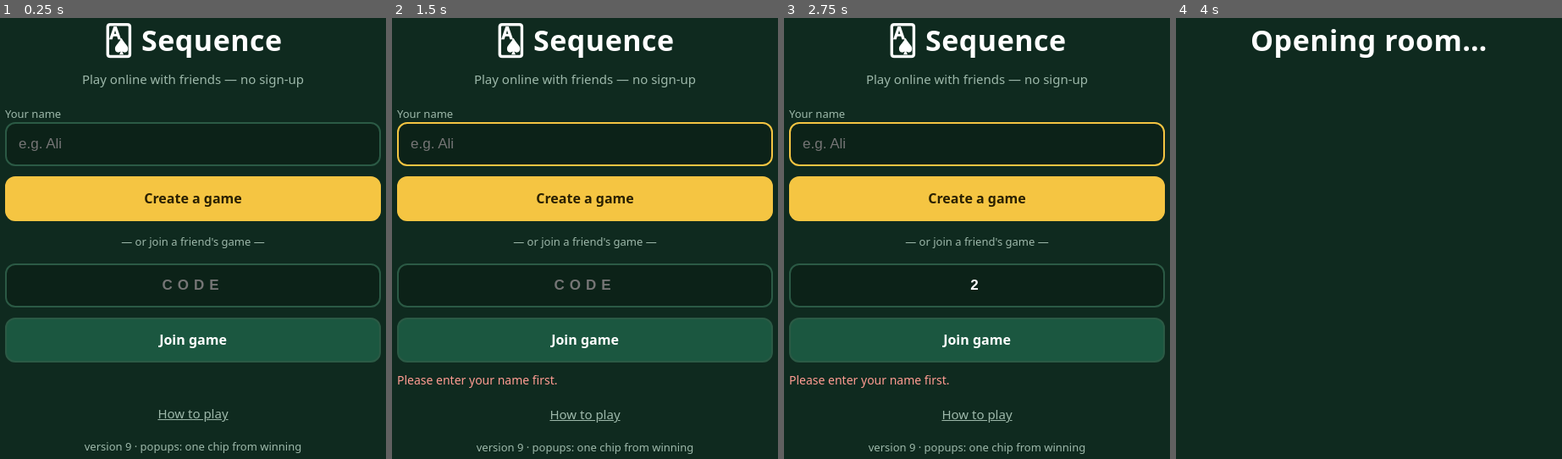
Above: before the commit, frames 1-4 (left to right).
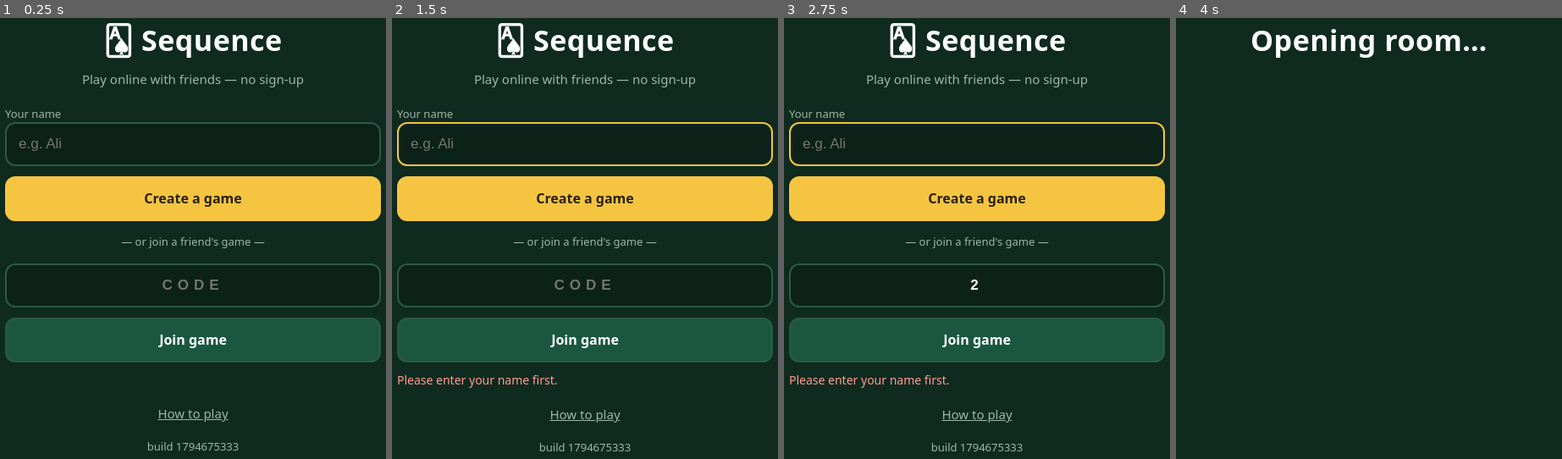
Above: after the commit, the same moments.

Repository: mujeebijaz18/sequence-game
Game: browser game, page index.html
The game is run twice, just before and just after one commit, with the same random seed, the same clock (stepped at 60 frames per second) and the same inputs.
Inputs (mouse positions are in pixels of both pictures, inside the frame that each line leads up to):
- Up to frame 1 (0.25 s): no input
- Up to frame 2 (1.5 s): click (585, 238) at 0.27 s; click (585, 282) at 1.07 s; tap Space at 1.1 s; click "Create a game" at 1.27 s
- Up to frame 3 (2.75 s): tap Space at 1.6, 2.1, 2.6 s; click (899, 194) at 1.67 s; click "Join game" at 1.87 s; click (1050, 172) at 2.27 s; click (977, 287) at 2.47 s; type "2" at 2.47 s; tap Enter at 2.5 s
- Up to frame 4 (4 s): click (1423, 322) at 2.87 s; click (1369, 287) at 3.07 s; type "9" at 3.07 s; tap Space at 3.1, 3.6 s; tap Enter at 3.1, 3.7 s; click (1276, 344) at 3.47 s; click (1369, 145) at 3.67 s; type "6" at 3.67 s

The runs differ from the first frame. In frame 1, 0.4% of the frame differs, in the area x 21-78%, y 96-99%; in frame 2, 0.4%; in frame 3, 0.4%; in frame 4, nothing differs.

Commit message:
Cache-proof loader: version.txt fetched with no-store, assets versioned per build
Co-Authored-By: Claude Sonnet 5.5 <noreply@anthropic.com>
Claude-Session: https://claude.ai/code/session_01M3qo2s9X54CLnNawHN6dhm

Diff:
--- a/app.js
+++ b/app.js
@@ -86,7 +86,7 @@
         ${hostSave ? `<button class="btn" data-a="resume-host">▶ Resume your hosted game (${esc(hostSave.room)})</button>` : ''}
         ${clientSave ? `<button class="btn" data-a="rejoin">↩ Rejoin game ${esc(clientSave.room)}</button>` : ''}
         <button class="link" data-a="rules">How to play</button>
-        <div class="note" style="text-align:center">version 9 · popups: one chip from winning</div>
+        <div class="note" style="text-align:center">build ${esc(window.SEQ_VER || '?')}</div>
       </div>`;
   }
   function readName() {
--- a/index.html
+++ b/index.html
@@ -7,19 +7,40 @@
   <meta name="apple-mobile-web-app-capable" content="yes">
   <meta name="mobile-web-app-capable" content="yes">
   <title>Sequence Online</title>
+  <meta http-equiv="Cache-Control" content="no-cache, no-store, must-revalidate">
+  <meta http-equiv="Pragma" content="no-cache">
+  <meta http-equiv="Expires" content="0">
+  <style>html,body{margin:0;background:#0e281d;color:#fff;font:16px system-ui,sans-serif}#app>p{text-align:center;padding-top:40vh;color:#9db8aa}</style>
   <link rel="manifest" href="manifest.webmanifest">
   <link rel="icon" href="icon.svg" type="image/svg+xml">
   <link rel="apple-touch-icon" href="icon.svg">
-  <link rel="stylesheet" href="style.css?v=9">
 </head>
 <body>
-  <div id="app"></div>
+  <div id="app"><p>Loading…</p></div>
   <div id="toast" role="status" aria-live="polite"></div>
   <div id="modal" hidden></div>
   <div id="popup" aria-live="assertive"></div>
-  <script src="vendor/mqtt.min.js"></script>
-  <script src="transport.js?v=9"></script>
-  <script src="game.js?v=9"></script>
-  <script src="app.js?v=9"></script>
+  <script>
+  /* Cache-proof loader: GitHub Pages caches files for ~10 minutes, so we ask for the tiny version.txt with
+     "no-store" on every page load and load every other file with ?v=<that version>. A new deploy is picked up on the next refresh. */
+  (function () {
+    var files = ['vendor/mqtt.min.js', 'transport.js', 'game.js', 'app.js'];
+    function fail() { var a = document.getElementById('app'); a.innerHTML = '<p>Could not load the game. Check your internet and reload.</p>'; }
+    function go(v) {
+      window.SEQ_VER = v;
+      var l = document.createElement('link'); l.rel = 'stylesheet'; l.href = 'style.css?v=' + v; document.head.appendChild(l);
+      (function next(i) {
+        if (i >= files.length) return;
+        var s = document.createElement('script'); s.src = files[i] + '?v=' + v;
+        s.onload = function () { next(i + 1); }; s.onerror = fail; document.body.appendChild(s);
+      })(0);
+    }
+    var cached = null; try { cached = localStorage.getItem('seq_ver'); } catch (e) { /* ignore */ }
+    fetch('version.txt?t=' + Date.now(), { cache: 'no-store' })
+      .then(function (r) { if (!r.ok) throw new Error('v'); return r.text(); })
+      .then(function (t) { t = (t || '').trim() || '0'; try { localStorage.setItem('seq_ver', t); } catch (e) { /* ignore */ } go(t); })
+      .catch(function () { go(cached || '0'); });
+  })();
+  </script>
 </body>
 </html>
--- /dev/null
+++ b/version.txt
@@ -0,0 +1 @@
+1794675333
